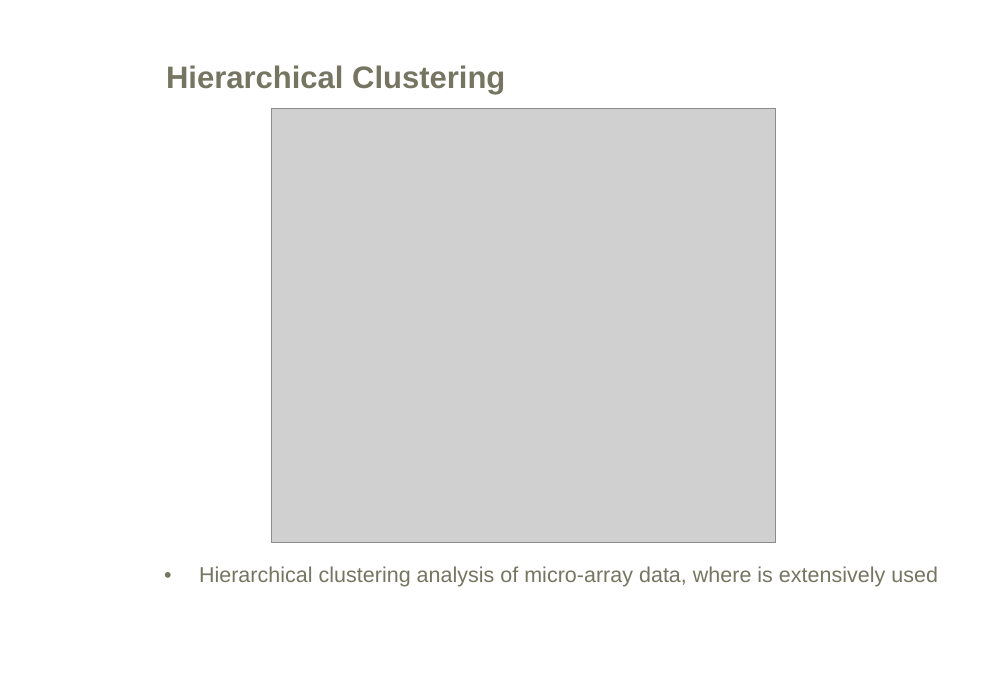
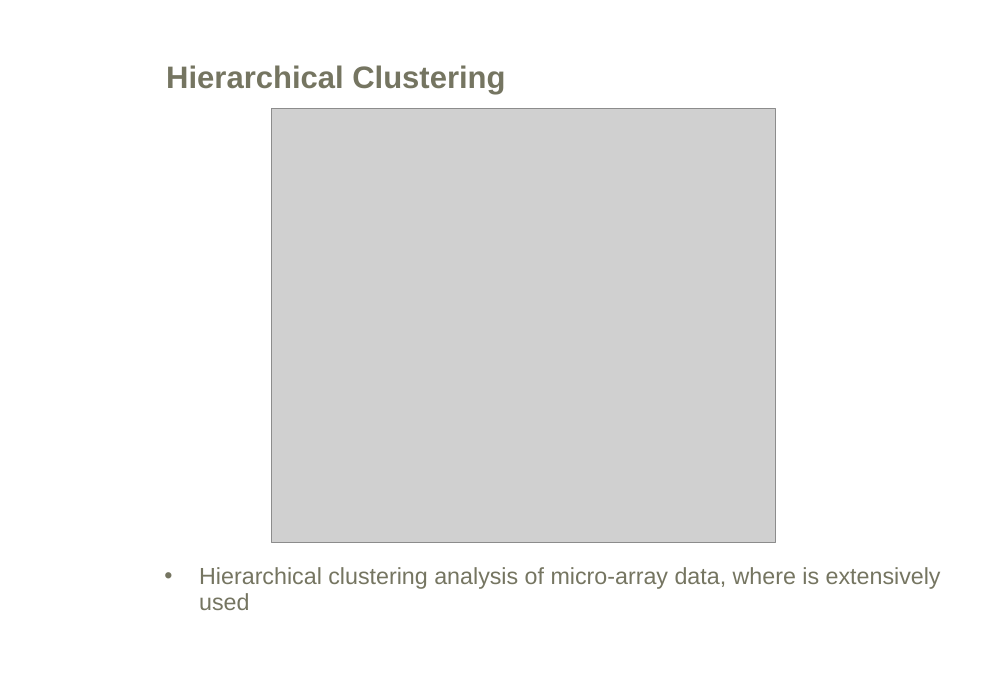
Before and after one commit to mikisvaz/DMPP, a slide deck: slide 43 of Classification/Classification.ppt. Drawn at 1008x698 pixels with LibreOffice and Linux fonts; fonts in the diff are those of the drawing; grey boxes stand for pictures; background and template pictures are left out. Boxes give left, top, right and bottom in pixels: in the first picture for what was removed or moved away, otherwise in the second. Text is boxed around its words. In the diff, an @@ line names an element or a change of style, - is before the commit and + after.

```diff
--- a/Classification/Classification.ppt
+++ b/Classification/Classification.ppt
@@ text "Hierarchical clustering analysis of micro-array ..." at (199, 567, 941, 610): size 16.6 to 18 pt @@
```
Also in this commit, not shown: 6 other slides changed, 4 other files.
